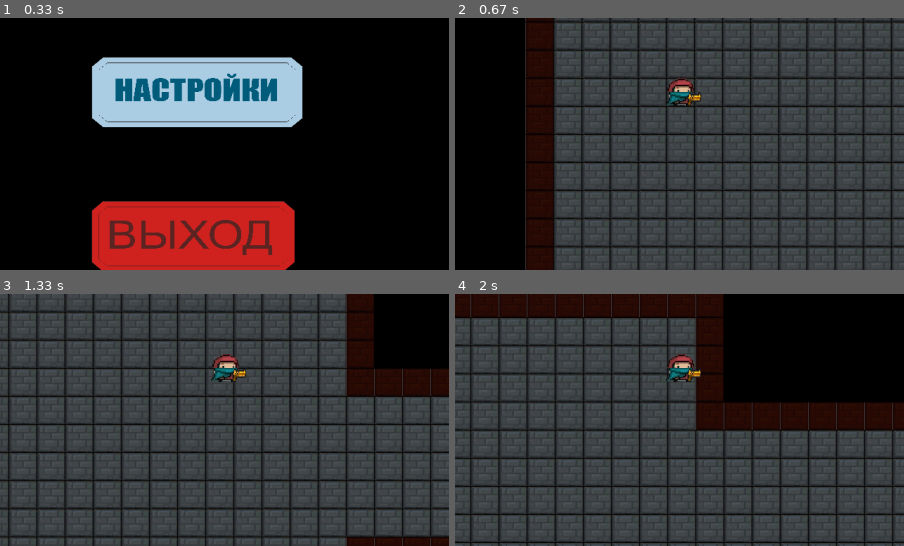
Above: before the commit, frames 1-4 (two rows, left to right).
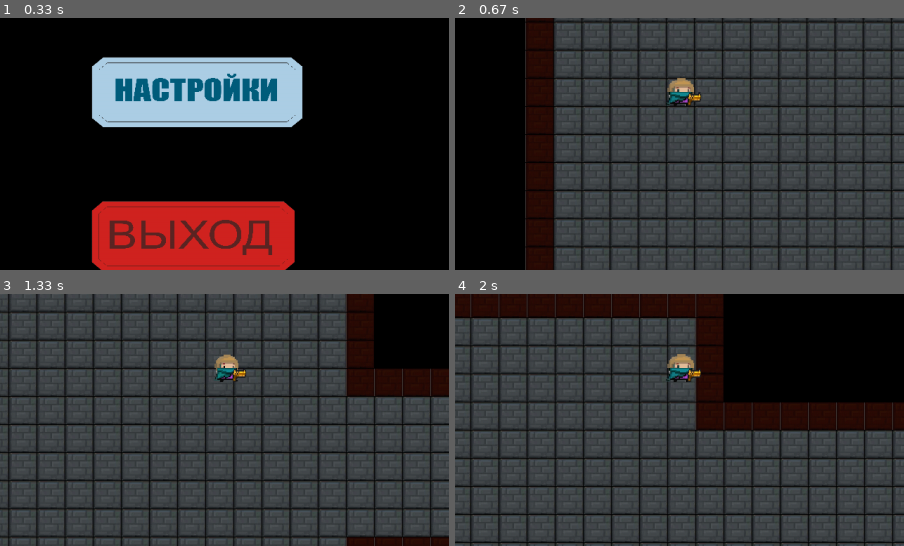
Above: after the commit, the same moments.

Repository: AmirHai/PyGameProject
Game: pygame game, started from classes/main.py
Same seed, same stepped clock (60 frames per second), same inputs: the game is played once before the commit and once after it.
Inputs (mouse positions are % of the whole screen's width and height, from its top left):
- Up to frame 1 (0.33 s): no input
- Up to frame 2 (0.67 s): click (47, 21) at 0.38 s
- Up to frame 3 (1.33 s): hold D 0.67-1.13 s; hold W from 1.17 s (still down)
- Up to frame 4 (2 s): release W at 1.47 s; hold D 1.5-1.97 s
The pictures show only the part of the screen within x 25-75%, y 35-85%; the shares and areas given below are measured in that part.

Frame 1 is identical in both runs. In frame 2, 0.3% of the frame differs, in the area x 47-54%, y 23-35%; in frame 3, 0.3%, in the area x 46-54%, y 23-35%; in frame 4, 0.3%.

Commit message:
добавил анимацию на персонажа и скелетов (даб теперь они не серфят по поверхности)

Diff:
--- a/classes/GameMap.py
+++ b/classes/GameMap.py
@@ -6,7 +6,7 @@
 IMAGES = {
     'wall': load_image('Стена.png'),
     'empty': load_image('Земля.png'),
-    'hero': load_image('character.png')
+    'hero': load_image('./characterGif/перс-аним1.png')
 }
 
 
--- a/classes/GameProcess.py
+++ b/classes/GameProcess.py
@@ -9,7 +9,15 @@
 from random import randrange
 from endgame_Event import *
 
-HEARTIMAGE = load_image('heart.png')
+ALLIMAGES = {
+    'heart': load_image('heart.png'),
+    'heroStanding': load_image('./characterGif/перс-аним1.png'),
+    'heroMove1': load_image('./characterGif/перс-аним2.png'),
+    'heroMove2': load_image('./characterGif/перс-аним3.png'),
+    'skeletonStand': load_image('./SkeletonGif/скелет-аним1.png'),
+    'skeletonMove1': load_image('./SkeletonGif/скелет-аним2.png'),
+    'skeletonMove2': load_image('./SkeletonGif/скелет-аним3.png'),
+}
 
 
 def gameInit(level):
@@ -26,6 +34,9 @@
 
     cooldawn = 0
     monsterStopped = []
+    MonsterMove = []
+
+    PlayerAnimation = 0
 
     gameRunning = True
     new_level = False
@@ -37,6 +48,7 @@
         MonsterPos = random.choice(gmap.emptyKoordinates)
         Monster('swordsman', MonsterPos, gmap.MainHeroPosition, Monsters_sprites, level)
         monsterStopped.append(0)
+        MonsterMove.append(False)
 
     while gameRunning:
         for event in pygame.event.get():
@@ -82,6 +94,18 @@
                 PlayerSpeed[i // 2 - 1] += 0.15 * (-1) ** (i % 2)
         PlayerSpeed = gmap.WallHelper(PlayerSpeed)
 
+        if PlayerSpeed[0] == 0.0 and PlayerSpeed[1] == 0.0:
+            for i in gmap.playerGroup:
+                i.image = pygame.transform.scale(ALLIMAGES['heroStanding'], (40, 40))
+        else:
+
+            for i in gmap.playerGroup:
+                if PlayerAnimation % 10 == 0:
+                    i.image = pygame.transform.scale(ALLIMAGES['heroMove1'], (40, 40))
+
+                if PlayerAnimation % 20 == 0:
+                    i.image = pygame.transform.scale(ALLIMAGES['heroMove2'], (40, 40))
+
         gmap.MainHeroPosition = [round(gmap.MainHeroPosition[0] - PlayerSpeed[0], 2),
                                  round(gmap.MainHeroPosition[1] - PlayerSpeed[1], 2)]
 
@@ -92,8 +116,15 @@
             if monsterStopped[i] == 0:
                 obj.moveToPlayer(gmap.MainHeroPosition)
                 obj.WallHelper(gmap.WallKoordinates)
+                if obj.speed[0] == 0.0 and obj.speed[1] == 0.0:
+                    obj.image = pygame.transform.scale(ALLIMAGES['skeletonStand'], [25, 40])
+                else:
+                    if PlayerAnimation % 10 == 0:
+                        obj.image = pygame.transform.scale(ALLIMAGES['skeletonMove1'], [40, 40])
+                    if PlayerAnimation % 20 == 0:
+                        obj.image = pygame.transform.scale(ALLIMAGES['skeletonMove2'], [40, 40])
                 obj.update()
-            elif monsterStopped[i] == 60:
+            elif monsterStopped[i] == 30:
                 monsterStopped[i] = 0
 
         # обработка соприкосновений пуль со стеной и мобами
@@ -108,7 +139,6 @@
                     if obj.life == 1:
                         i.remove(bullets_sprites)
                         obj.remove(Monsters_sprites)
-                        monsterStopped.pop(j)
                     else:
                         i.remove(bullets_sprites)
                         obj.life -= 1
@@ -132,6 +162,7 @@
 
         running_time += 1
         cooldawn += 1
+        PlayerAnimation += 1
 
         # обработка камеры и отрисовка поля
         camera.apply(gmap.allWalls)
@@ -151,7 +182,7 @@
 
         # отрисовка полоски здоровья
         for i in range(gmap.PlayerLife):
-            heart = pygame.transform.scale(HEARTIMAGE, [25, 25])
+            heart = pygame.transform.scale(ALLIMAGES['heart'], [25, 25])
             SCREEN.blit(heart, [10 + i * 30, 10])
 
         pygame.display.flip()
